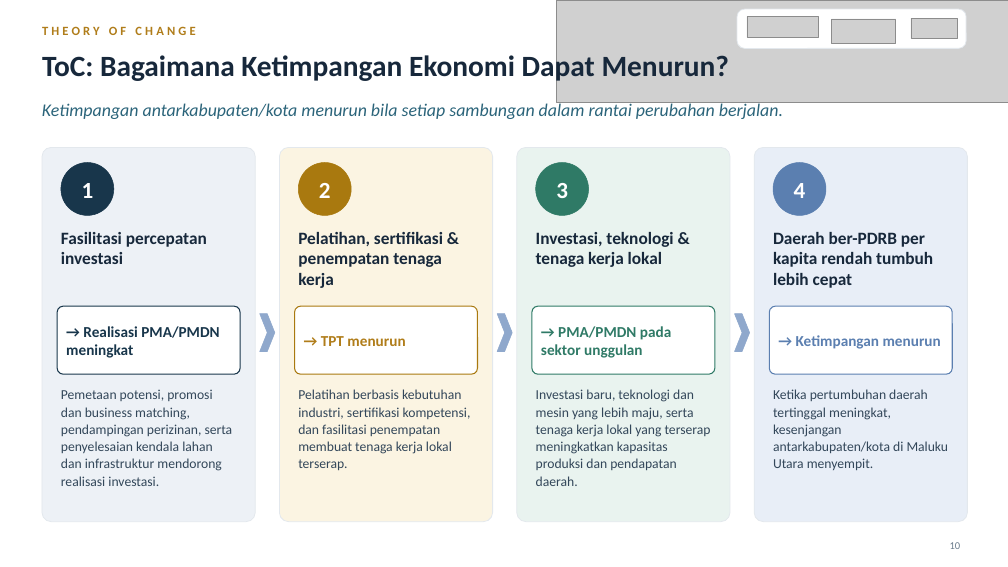
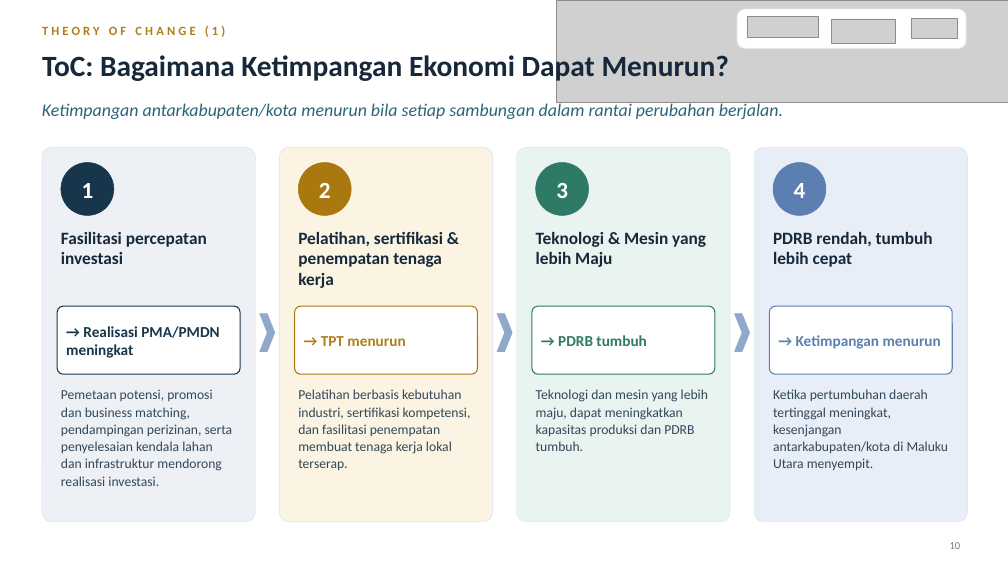
Before and after one commit to mhmmdzdn/disparitas-ekonomi-maluku-utara, a slide deck: slide 10 of Disparitas_Ekonomi_Maluku_Utara.pptx. Drawn at 1008x567 pixels with LibreOffice and Linux fonts; fonts in the diff are those of the drawing; grey boxes stand for pictures. Boxes give left, top, right and bottom in pixels: in the first picture for what was removed or moved away, otherwise in the second. Text is boxed around its words. In the diff, an @@ line names an element or a change of style, - is before the commit and + after.

Commit message:
Update konten Theory of Change dan sinkronisasi presentasi PPTX

```diff
--- a/Disparitas_Ekonomi_Maluku_Utara.pptx
+++ b/Disparitas_Ekonomi_Maluku_Utara.pptx
@@ text at [42,26,225,37]: text changed @@
-THEORY OF CHANGE
+THEORY OF CHANGE (1)
@@ text at [536,232,706,267]: text changed @@
-Investasi, teknologi & tenaga kerja lokal
+Teknologi & Mesin yang lebih Maju
@@ text at [773,232,933,267]: text changed @@
-Daerah ber-PDRB per kapita rendah tumbuh lebih cepat
+PDRB rendah, tumbuh lebih cepat
@@ text at [558,335,646,346]: text changed @@
-→ PMA/PMDN pada sektor unggulan
+→ PDRB tumbuh
@@ text at [536,389,708,451]: text changed @@
-Investasi baru, teknologi dan mesin yang lebih maju, serta tenaga kerja lokal yang terserap meningkatkan kapasitas produksi dan pendapatan daerah.
+Teknologi dan mesin yang lebih maju, dapat meningkatkan kapasitas produksi dan PDRB tumbuh.
```
Also in this commit, not shown: 1 other file.
